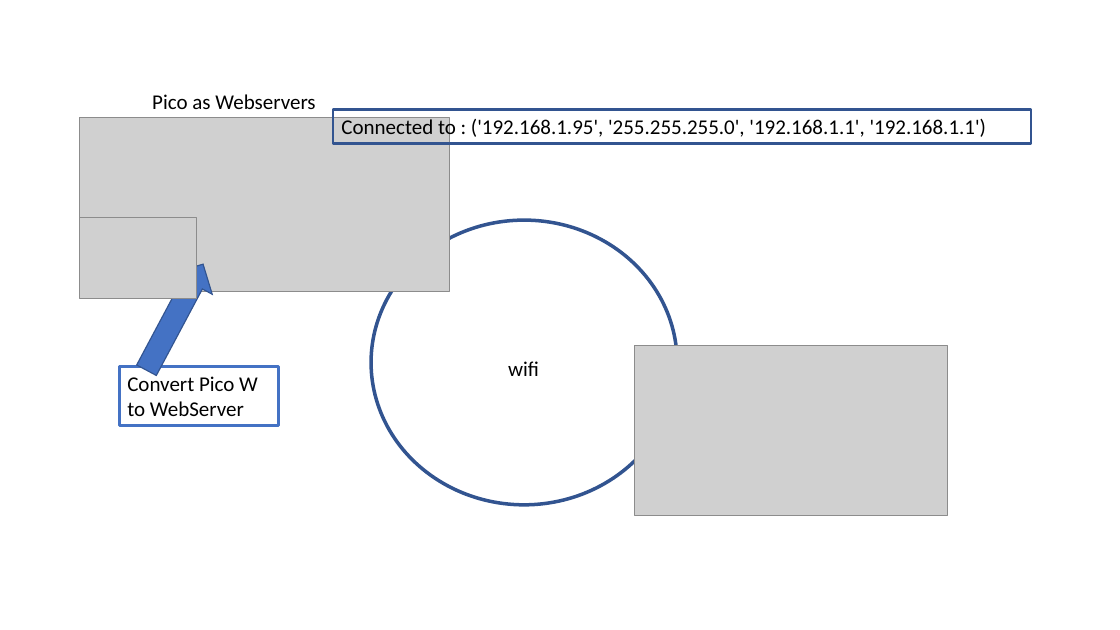
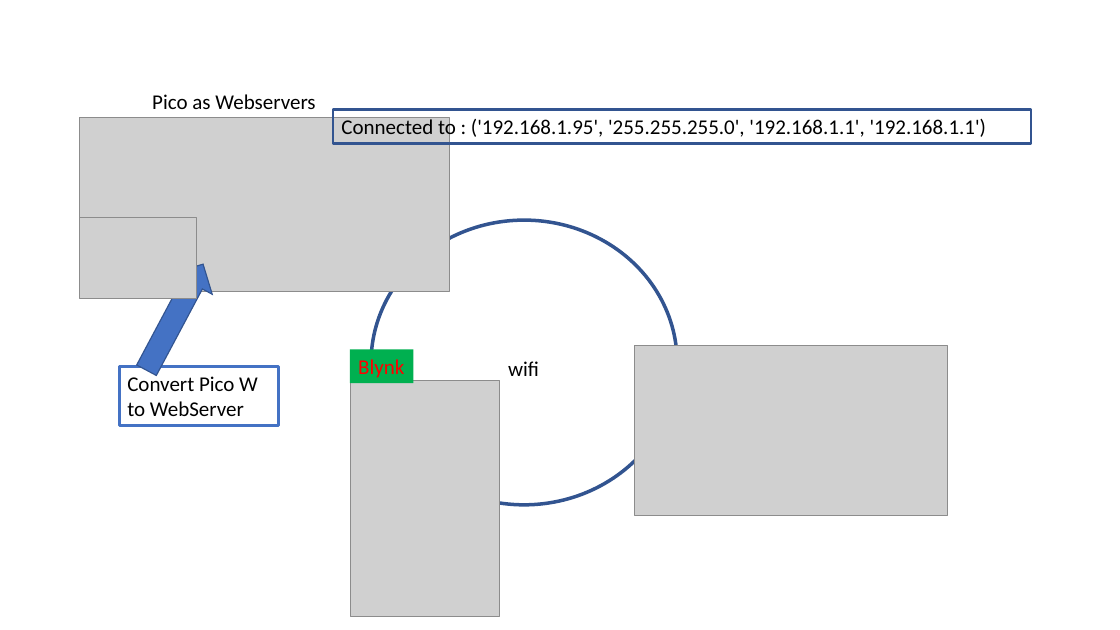
Before and after one commit to ssgoh/The-Pi-Club, a slide deck: slide 9 of Club Meetings 2023/Meeting 01 - Jan 8 2023/Lesson.pptm. Drawn at 1120x630 pixels with LibreOffice and Linux fonts; fonts in the diff are those of the drawing; grey boxes stand for pictures. Boxes give left, top, right and bottom in pixels: in the first picture for what was removed or moved away, otherwise in the second. Text is boxed around its words. In the diff, an @@ line names an element or a change of style, - is before the commit and + after.

```diff
--- a/Club Meetings 2023/Meeting 01 - Jan 8 2023/Lesson.pptm
+++ b/Club Meetings 2023/Meeting 01 - Jan 8 2023/Lesson.pptm
@@ rectangle added at (350, 350, 414, 383), fill #00B050, 18 pt, text #FF0000 @@
+Blynk
@@ picture added at (350, 381, 500, 616) @@
```
